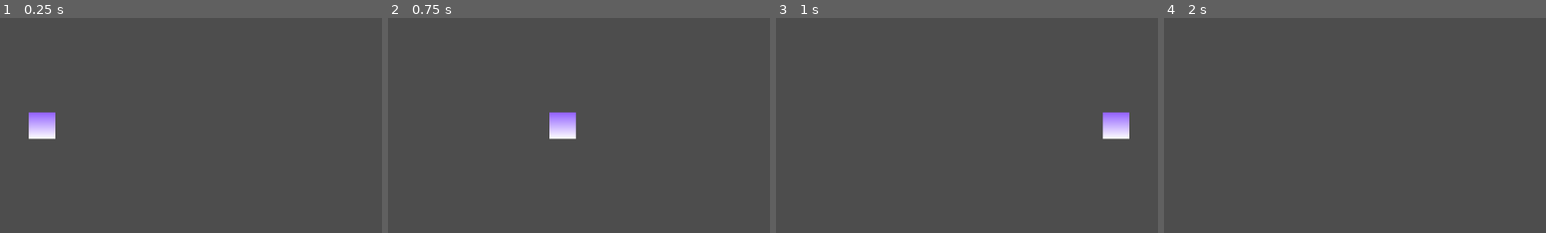
Above: before the commit, frames 1-4 (left to right).
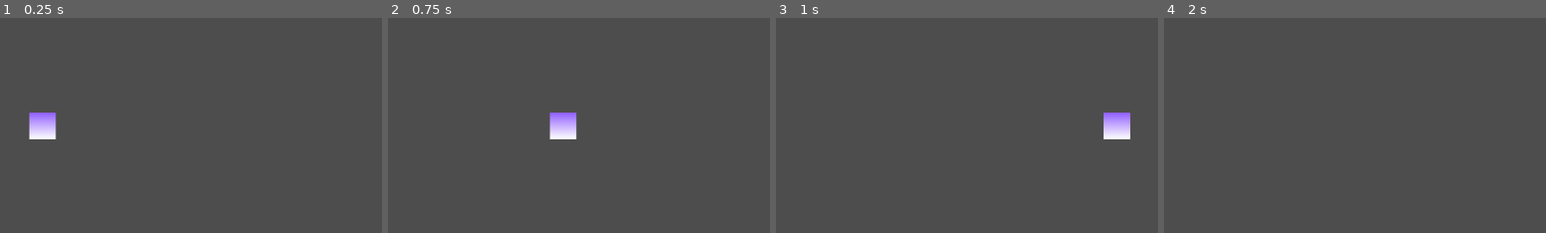
Above: after the commit, the same moments.

Repository: spdskatr/perplex-temple
Game: Godot game, scene res://scenes/main.tscn
Two runs of this game, one before a commit and one after it. Both use one fixed random seed, a clock stepped at 60 frames per second and the inputs below.
Inputs:
- Up to frame 1 (0.25 s): no input
- Up to frame 2 (0.75 s): tap Enter at 0.5 s; hold Right (right) from 0.53 s (still down); hold Shift (shift) from 0.53 s (still down)
- Up to frame 3 (1 s): keep holding Right (right); keep holding Shift (shift)
- Up to frame 4 (2 s): release Right (right) at 1.28 s; release Shift (shift) at 1.28 s; hold Down (down) from 1.28 s (still down); tap Shift (shift) at 1.35 s
The pictures show only the part of the screen within x 38-88%, y 6-56%; the shares and areas given below are measured in that part.
In our replay, the window is 799x449 before the commit and 800x450 after it. These sizes can differ from the game's own. Grey fills any space a smaller window leaves; there, only what the larger window draws over its background counts as a difference.

The runs differ from the first frame. In frame 1, 0.1% of the frame differs, in the area x 7-15%, y 43-57%; in frame 2, 0.2%, in the area x 42-50%, y 43-57%; in frame 3, 0.1%; in frame 4, only the window size differs.

Commit message:
Add pad and change game view mode

Diff:
--- a/project.godot
+++ b/project.godot
@@ -14,6 +14,10 @@
 run/main_scene="res://scenes/main.tscn"
 config/features=PackedStringArray("4.3", "Forward Plus")
 config/icon="res://icon.svg"
+
+[display]
+
+window/stretch/mode="viewport"
 
 [input]
 
--- /dev/null
+++ b/scenes/objects/base_pad.tscn
@@ -0,0 +1,20 @@
+[gd_scene load_steps=4 format=3 uid="uid://plc656plpuek"]
+
+[sub_resource type="RectangleShape2D" id="RectangleShape2D_4qoti"]
+size = Vector2(40, 40)
+
+[sub_resource type="Gradient" id="Gradient_pssh2"]
+colors = PackedColorArray(0, 1, 0, 1, 1, 1, 1, 1)
+
+[sub_resource type="GradientTexture2D" id="GradientTexture2D_nbi21"]
+gradient = SubResource("Gradient_pssh2")
+width = 40
+height = 40
+
+[node name="Pad" type="Area2D"]
+
+[node name="CollisionShape2D" type="CollisionShape2D" parent="."]
+shape = SubResource("RectangleShape2D_4qoti")
+
+[node name="Sprite2D" type="Sprite2D" parent="."]
+texture = SubResource("GradientTexture2D_nbi21")
--- /dev/null
+++ b/scenes/scripts/test_spdskatr/level.gd
@@ -0,0 +1,17 @@
+extends Node2D
+
+
+# Called when the node enters the scene tree for the first time.
+func _ready() -> void:
+	pass # Replace with function body.
+
+
+# Called every frame. 'delta' is the elapsed time since the previous frame.
+func _process(delta: float) -> void:
+	pass
+
+
+func _on_pad_body_entered(body: Node2D) -> void:
+	# You can do some game logic here idk
+	print(body)
+	pass # Replace with function body.
--- a/scenes/test_spdskatr.tscn
+++ b/scenes/test_spdskatr.tscn
@@ -1,9 +1,12 @@
-[gd_scene load_steps=3 format=3 uid="uid://bo51v4dymvm1t"]
+[gd_scene load_steps=5 format=3 uid="uid://bo51v4dymvm1t"]
 
+[ext_resource type="Script" path="res://scenes/scripts/test_spdskatr/level.gd" id="1_12a1y"]
 [ext_resource type="PackedScene" uid="uid://c7861vcnmeslg" path="res://scenes/objects/player.tscn" id="1_ll32n"]
-[ext_resource type="PackedScene" uid="uid://dulabxngl3sch" path="res://scenes/objects/wall.tscn" id="2_8lnho"]
+[ext_resource type="PackedScene" uid="uid://dulabxngl3sch" path="res://scenes/objects/base_wall.tscn" id="2_8lnho"]
+[ext_resource type="PackedScene" uid="uid://plc656plpuek" path="res://scenes/objects/base_pad.tscn" id="3_0vvmf"]
 
 [node name="TestSpdskatr" type="Node2D"]
+script = ExtResource("1_12a1y")
 
 [node name="Player" parent="." instance=ExtResource("1_ll32n")]
 position = Vector2(1000, 500)
@@ -18,3 +21,7 @@
 [node name="Wall" parent="." instance=ExtResource("2_8lnho")]
 position = Vector2(431, 260)
 scale = Vector2(1, 10)
+
+[node name="Pad" parent="." instance=ExtResource("3_0vvmf")]
+
+[connection signal="body_entered" from="Pad" to="." method="_on_pad_body_entered"]
Renamed: scenes/objects/wall.tscn -> scenes/objects/base_wall.tscn
